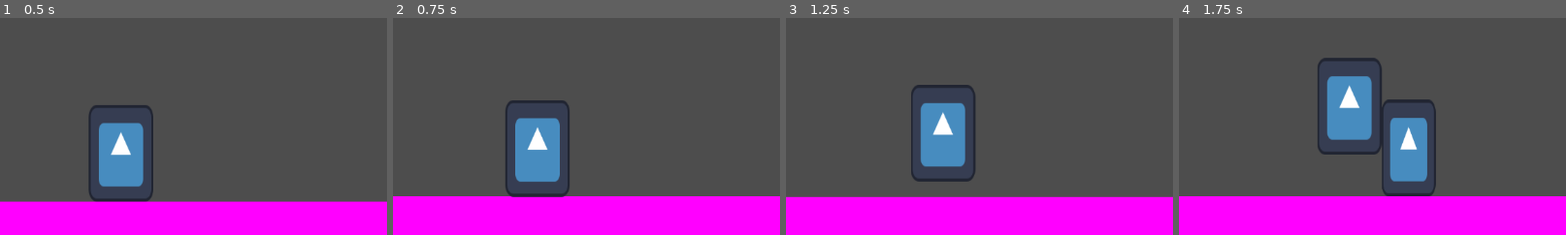
Above: before the commit, frames 1-4 (left to right).
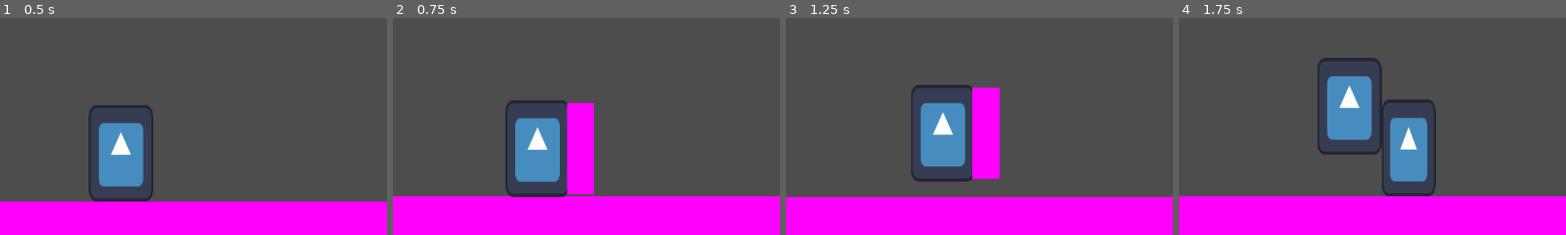
Above: after the commit, the same moments.

Repository: CodeScratcher/soulslike
Game: Godot game, scene res://Levels/test_scene.tscn
Two runs of this game, one before a commit and one after it. Both use one fixed random seed, a clock stepped at 60 frames per second and the inputs below. The engine's default icon, where the game draws it, is replaced by a stand-in: a white triangle on a blue panel in a dark square.
Inputs (mouse positions are % of the whole screen's width and height, from its top left):
- Up to frame 1 (0.5 s): no input
- Up to frame 2 (0.75 s): move the mouse to (72, 45) at 0.52 s; hold D (right) from 0.53 s (still down); hold Shift (block) from 0.53 s (still down)
- Up to frame 3 (1.25 s): keep holding D (right); keep holding Shift (block); tap W (jump) at 0.77 s
- Up to frame 4 (1.75 s): keep holding D (right); move the mouse to (30, 55) at 1.27 s; release Shift (block) at 1.28 s; tap E (heal) at 1.35 s; tap W (jump) at 1.52 s
The pictures show only the part of the screen within x 37-87%, y 20-70%; the shares and areas given below are measured in that part.

Frame 1 is identical in both runs. In frame 2, 3.0% of the frame differs, in the area x 44-52%, y 38-82%; in frame 3, 3.1%, in the area x 48-56%, y 31-75%; in frame 4, nothing differs.

Commit message:
Fixed enemy animations

Diff:
--- a/Objects/Player.tscn
+++ b/Objects/Player.tscn
@@ -237,7 +237,6 @@
 debug_color = Color(0, 0.580392, 0.796078, 0.419608)
 
 [node name="Sprite2D" type="Sprite2D" parent="BlockArea"]
-visible = false
 position = Vector2(32, 0)
 scale = Vector2(20.25, 68.125)
 texture = SubResource("PlaceholderTexture2D_db7ct")
--- a/Objects/test_ranged_enemy.tscn
+++ b/Objects/test_ranged_enemy.tscn
@@ -57,6 +57,18 @@
 "update": 0,
 "values": [true]
 }
+tracks/3/type = "value"
+tracks/3/imported = false
+tracks/3/enabled = true
+tracks/3/path = NodePath("Hitbox/Sprite2D:rotation")
+tracks/3/interp = 1
+tracks/3/loop_wrap = true
+tracks/3/keys = {
+"times": PackedFloat32Array(0),
+"transitions": PackedFloat32Array(1),
+"update": 0,
+"values": [0.0]
+}
 
 [sub_resource type="Animation" id="Animation_h4ihy"]
 resource_name = "attack"
@@ -76,13 +88,13 @@
 tracks/1/imported = false
 tracks/1/enabled = true
 tracks/1/path = NodePath("Hitbox:position")
-tracks/1/interp = 1
+tracks/1/interp = 2
 tracks/1/loop_wrap = true
 tracks/1/keys = {
 "times": PackedFloat32Array(0.4, 1),
 "transitions": PackedFloat32Array(1, 1),
 "update": 0,
-"values": [Vector2(0, -15), Vector2(500, 15)]
+"values": [Vector2(0, -15), Vector2(500, 45)]
 }
 tracks/2/type = "value"
 tracks/2/imported = false
@@ -96,8 +108,20 @@
 "update": 1,
 "values": [true, false, true]
 }
-
-[sub_resource type="Animation" id="Animation_ahetv"]
+tracks/3/type = "value"
+tracks/3/imported = false
+tracks/3/enabled = true
+tracks/3/path = NodePath("Hitbox/Sprite2D:rotation")
+tracks/3/interp = 1
+tracks/3/loop_wrap = true
+tracks/3/keys = {
+"times": PackedFloat32Array(0.4, 1),
+"transitions": PackedFloat32Array(1, 1),
+"update": 0,
+"values": [0.0, 1.309]
+}
+
+[sub_resource type="Animation" id="Animation_8eoud"]
 resource_name = "attack_left"
 tracks/0/type = "value"
 tracks/0/imported = false
@@ -115,13 +139,13 @@
 tracks/1/imported = false
 tracks/1/enabled = true
 tracks/1/path = NodePath("Hitbox:position")
-tracks/1/interp = 1
+tracks/1/interp = 2
 tracks/1/loop_wrap = true
 tracks/1/keys = {
 "times": PackedFloat32Array(0.4, 1),
 "transitions": PackedFloat32Array(1, 1),
 "update": 0,
-"values": [Vector2(0, -15), Vector2(-500, 0)]
+"values": [Vector2(0, -15), Vector2(-500, 45)]
 }
 tracks/2/type = "value"
 tracks/2/imported = false
@@ -135,51 +159,24 @@
 "update": 1,
 "values": [true, false, true]
 }
-
-[sub_resource type="Animation" id="Animation_ahetv"]
-resource_name = "attack_left"
-tracks/0/type = "value"
-tracks/0/imported = false
-tracks/0/enabled = true
-tracks/0/path = NodePath("Hitbox:visible")
-tracks/0/interp = 1
-tracks/0/loop_wrap = true
-tracks/0/keys = {
-"times": PackedFloat32Array(0, 0.4, 1),
-"transitions": PackedFloat32Array(1, 1, 1),
-"update": 1,
-"values": [false, true, false]
-}
-tracks/1/type = "value"
-tracks/1/imported = false
-tracks/1/enabled = true
-tracks/1/path = NodePath("Hitbox:position")
-tracks/1/interp = 1
-tracks/1/loop_wrap = true
-tracks/1/keys = {
-"times": PackedFloat32Array(0.4, 1),
-"transitions": PackedFloat32Array(1, 1),
-"update": 0,
-"values": [Vector2(0, 0), Vector2(-500, 0)]
-}
-tracks/2/type = "value"
-tracks/2/imported = false
-tracks/2/enabled = true
-tracks/2/path = NodePath("Hitbox/CollisionShape2D:disabled")
-tracks/2/interp = 1
-tracks/2/loop_wrap = true
-tracks/2/keys = {
-"times": PackedFloat32Array(0, 0.4, 1),
-"transitions": PackedFloat32Array(1, 1, 1),
-"update": 1,
-"values": [true, false, true]
+tracks/3/type = "value"
+tracks/3/imported = false
+tracks/3/enabled = true
+tracks/3/path = NodePath("Hitbox/Sprite2D:rotation")
+tracks/3/interp = 1
+tracks/3/loop_wrap = true
+tracks/3/keys = {
+"times": PackedFloat32Array(0.4, 1),
+"transitions": PackedFloat32Array(1, 1),
+"update": 0,
+"values": [0.0, -1.309]
 }
 
 [sub_resource type="AnimationLibrary" id="AnimationLibrary_p3w34"]
 _data = {
 "RESET": SubResource("Animation_s2uam"),
 "attack": SubResource("Animation_h4ihy"),
-"attack_left": SubResource("Animation_ahetv")
+"attack_left": SubResource("Animation_8eoud")
 }
 
 [sub_resource type="PlaceholderTexture2D" id="PlaceholderTexture2D_2s0me"]
